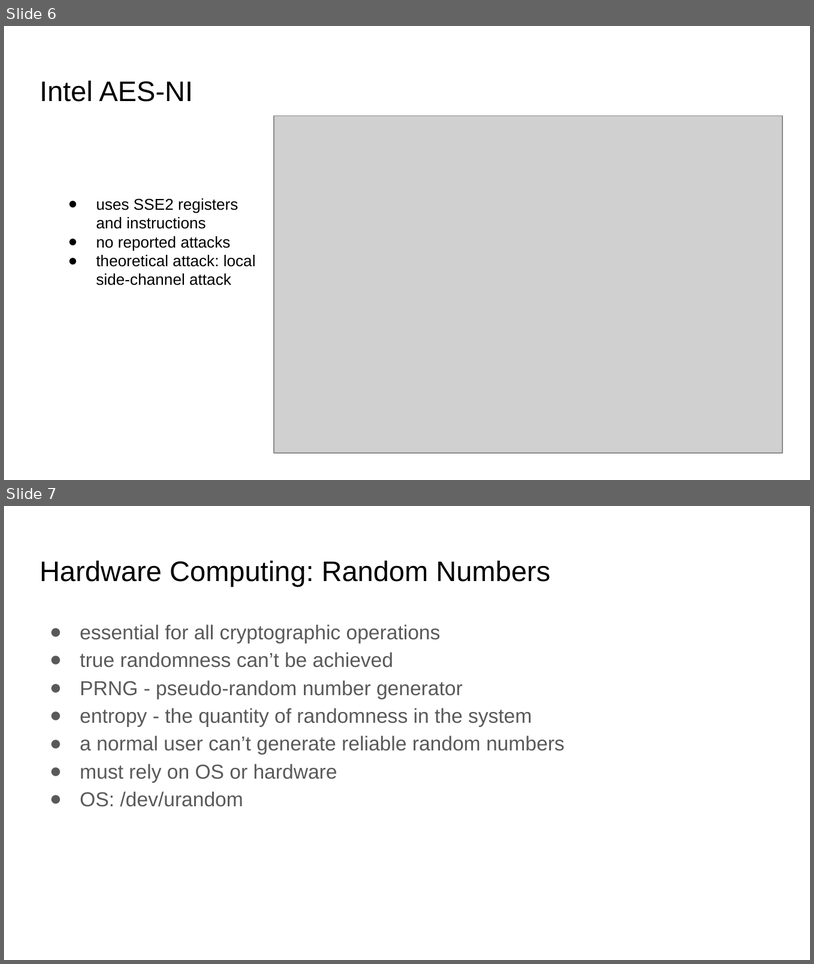
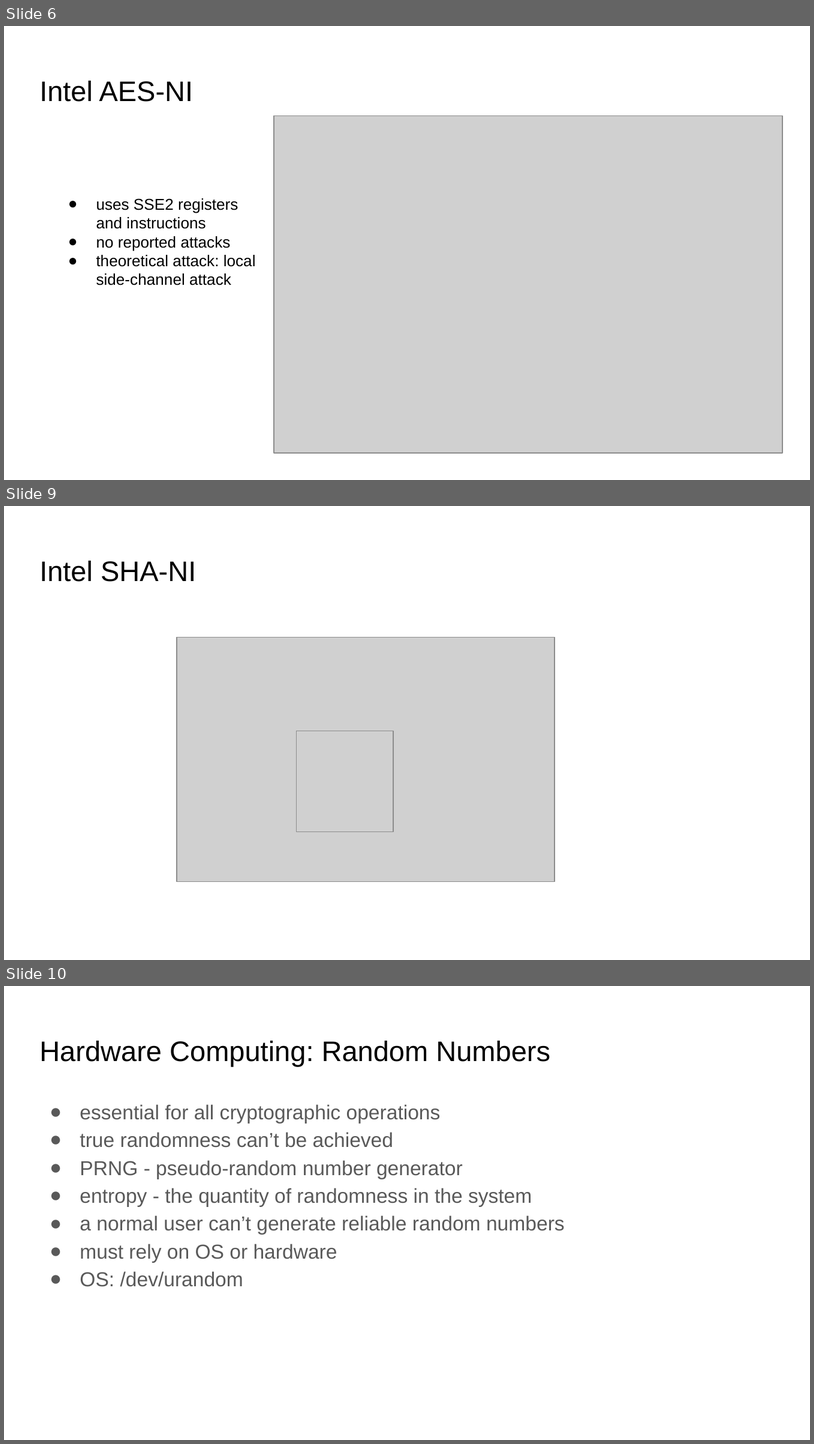
Before and after one commit to security-summer-school/hardware-sec, a slide deck: hardware-computing/slides/Hardware Security.pptx. Shown one above the other, each under a label of ours: slides 6 and 7 before the commit, slides 6, 9 and 10 after it; the slides between them are not shown. The pictures are 814x964 and 814x1444 pixels, drawn with LibreOffice and Linux fonts; fonts in the diff are those of the drawing; grey boxes stand for pictures. Boxes give left, top, right and bottom in pixels: in the first picture for what was removed or moved away, otherwise in the second. Text is boxed around its words. In the diff, an @@ line names an element or a change of style, - is before the commit and + after.

```diff
--- a/hardware-computing/slides/Hardware Security.pptx
+++ b/hardware-computing/slides/Hardware Security.pptx
@@ slide 9 added at box(4, 506, 810, 960), background #FFFFFF @@
@@ title added at box(39, 561, 196, 582), 25.2 pt, text #000000 @@
+Intel SHA-NI
@@ picture added at box(177, 637, 555, 882) @@
@@ picture added at box(297, 731, 393, 832) @@
@@ what was slide 7 is now slide 10 @@
```
Also in this commit, not shown: 6 slides changed, 2 other slides added, 17 other files.
